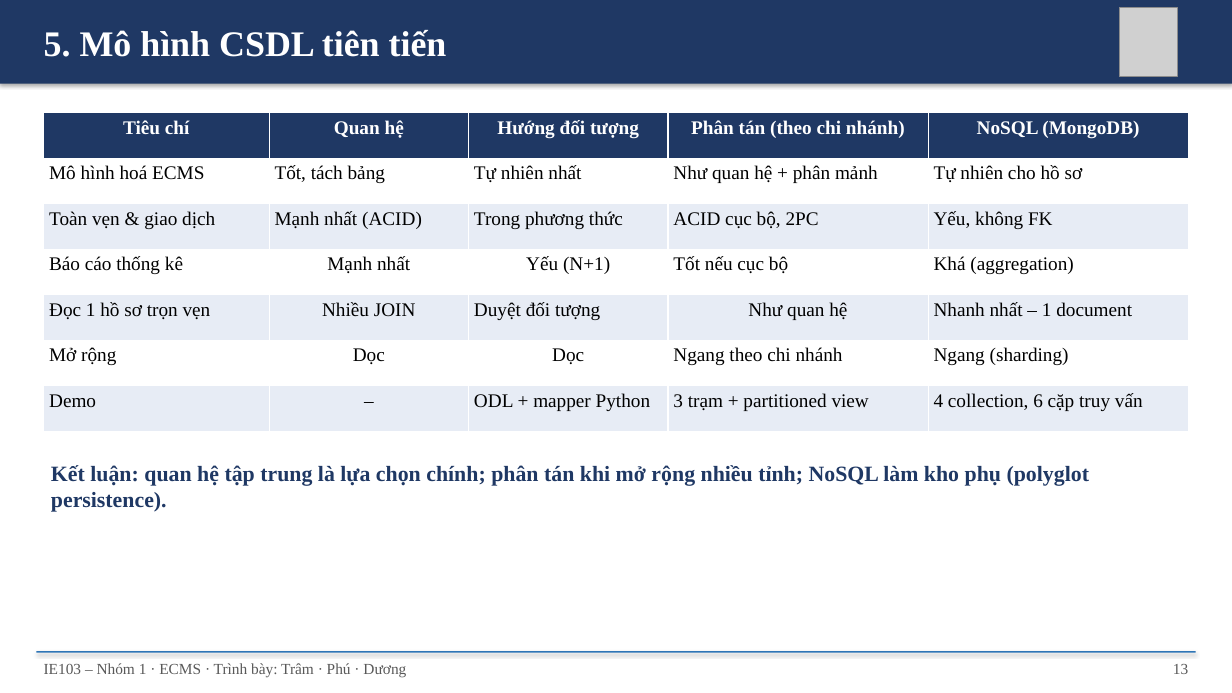
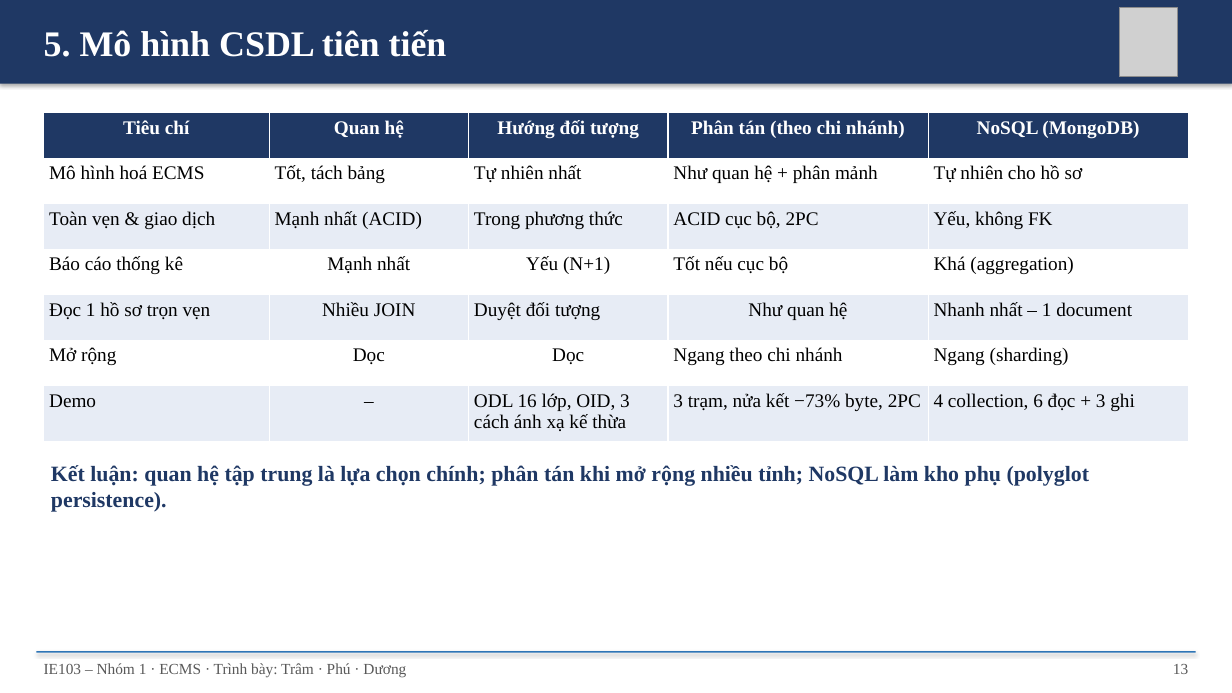
Before and after one commit to nhutruong-uit/ecms, a slide deck: slide 13 of slides/ECMS_Nhom1.pptx. Drawn at 1232x693 pixels with LibreOffice and Linux fonts; fonts in the diff are those of the drawing; grey boxes stand for pictures. Boxes give left, top, right and bottom in pixels: in the first picture for what was removed or moved away, otherwise in the second. Text is boxed around its words. In the diff, an @@ line names an element or a change of style, - is before the commit and + after.

```diff
--- a/slides/ECMS_Nhom1.pptx
+++ b/slides/ECMS_Nhom1.pptx
@@ table at [43, 113, 1189, 435] @@
-row 7: Demo | – | ODL + mapper Python | 3 trạm + partitioned view | 4 collection, 6 cặp truy vấn
+row 7: Demo | – | ODL 16 lớp, OID, 3 cách ánh xạ kế thừa | 3 trạm, nửa kết −73% byte, 2PC | 4 collection, 6 đọc + 3 ghi
```
Also in this commit, not shown: 12 other slides changed, 4 other files.
